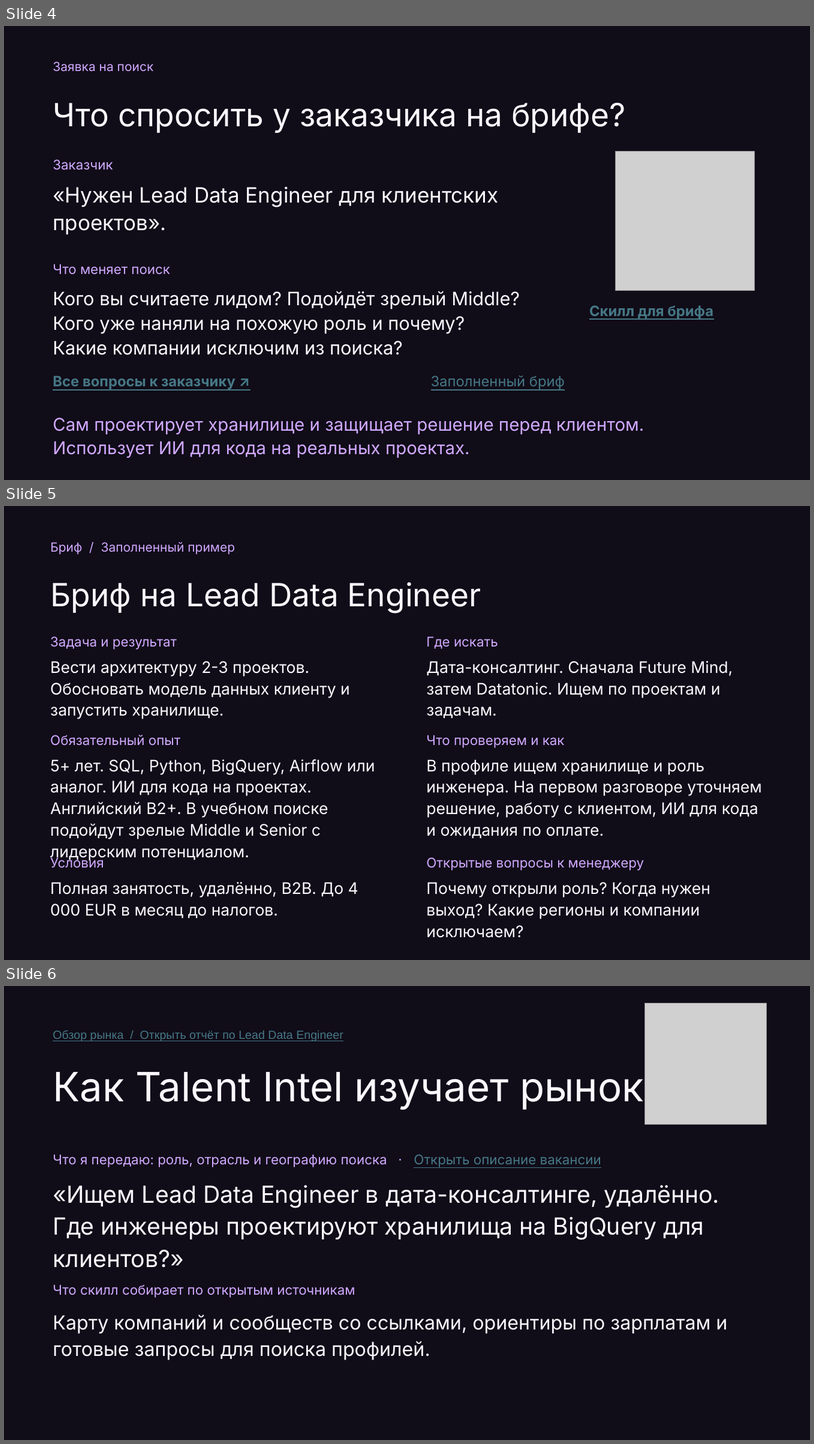
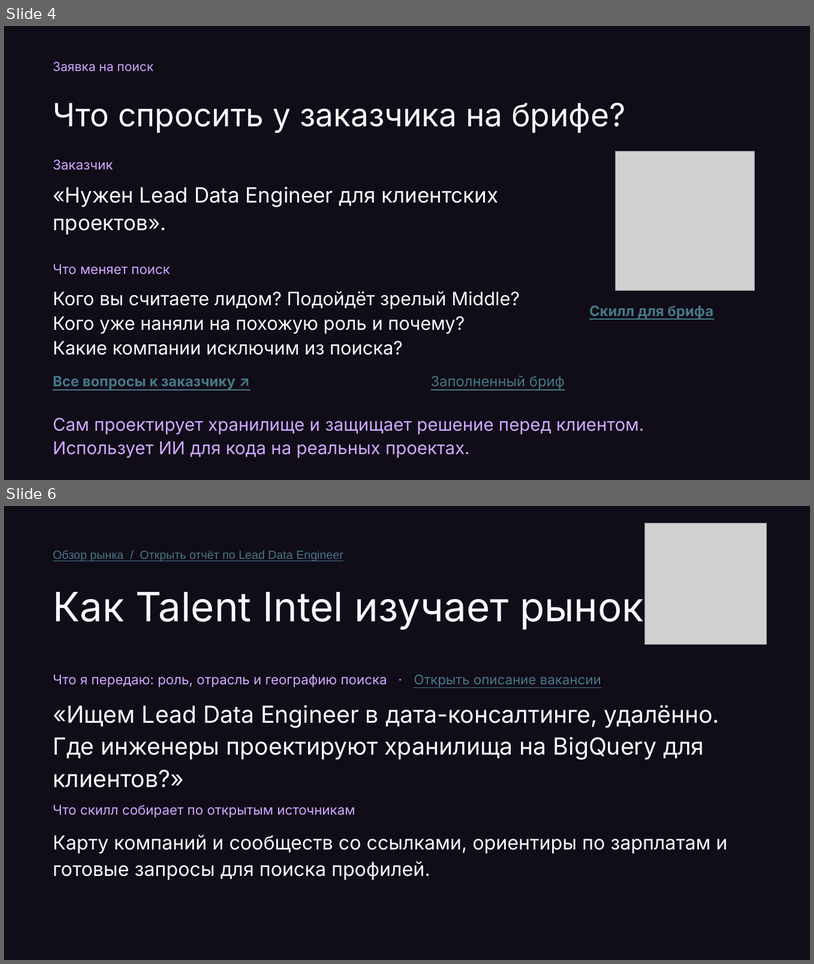
Before and after one commit to Da6ka/ta-meetup-ai-sourcing-2026-11-19, a slide deck: materials/spb-it-recruiter-meetup.pptx. Shown one above the other, each under a label of ours: slides 4, 5 and 6 before the commit, slides 4 and 6 after it; the slides between them are not shown. The pictures are 814x1444 and 814x964 pixels, drawn with LibreOffice and Linux fonts; fonts in the diff are those of the drawing; grey boxes stand for pictures. Boxes give left, top, right and bottom in pixels: in the first picture for what was removed or moved away, otherwise in the second. Text is boxed around its words. In the diff, an @@ line names an element or a change of style, - is before the commit and + after.

```diff
--- a/materials/spb-it-recruiter-meetup.pptx
+++ b/materials/spb-it-recruiter-meetup.pptx
@@ slide 5 removed at [4,506,810,960], background #100C18 @@
@@ text removed at [50,542,235,555] @@
-Бриф / Заполненный пример
@@ text removed at [50,582,481,613] @@
-Бриф на Lead Data Engineer
@@ text removed at [50,636,177,649] @@
-Задача и результат
@@ text removed at [426,636,498,649] @@
-Где искать
@@ text removed at [50,661,350,719] @@
-Вести архитектуру 2-3 проектов. Обосновать модель данных клиенту и запустить хранилище.
@@ text removed at [426,661,733,718] @@
-Дата-консалтинг. Сначала Future Mind, затем Datatonic. Ищем по проектам и задачам.
@@ text removed at [50,735,180,745] @@
-Обязательный опыт
@@ text removed at [426,735,565,748] @@
-Что проверяем и как
@@ text removed at [50,759,375,860] @@
-5+ лет. SQL, Python, BigQuery, Airflow или аналог. ИИ для кода на проектах. Английский B2+. В учебном поиске подойдут зрелые Middle и Senior с лидерским потенциалом.
@@ text removed at [426,759,762,838] @@
-В профиле ищем хранилище и роль инженера. На первом разговоре уточняем решение, работу с клиентом, ИИ для кода и ожидания по оплате.
@@ text removed at [50,856,104,868] @@
-Условия
@@ text removed at [426,857,644,870] @@
-Открытые вопросы к менеджеру
@@ text removed at [50,882,359,918] @@
-Полная занятость, удалённо, B2B. До 4 000 EUR в месяц до налогов.
@@ text removed at [426,882,711,937] @@
-Почему открыли роль? Когда нужен выход? Какие регионы и компании исключаем?
```
Also in this commit, not shown: 2 slides changed, 2 slides added, 1 other slide removed, 1 other file.
